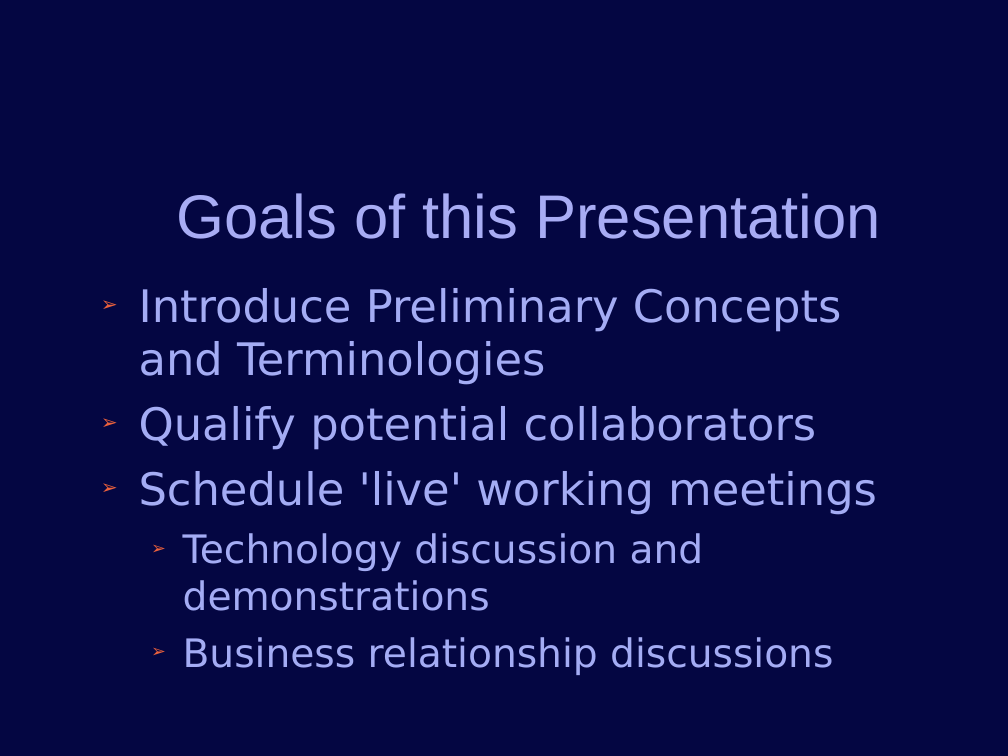
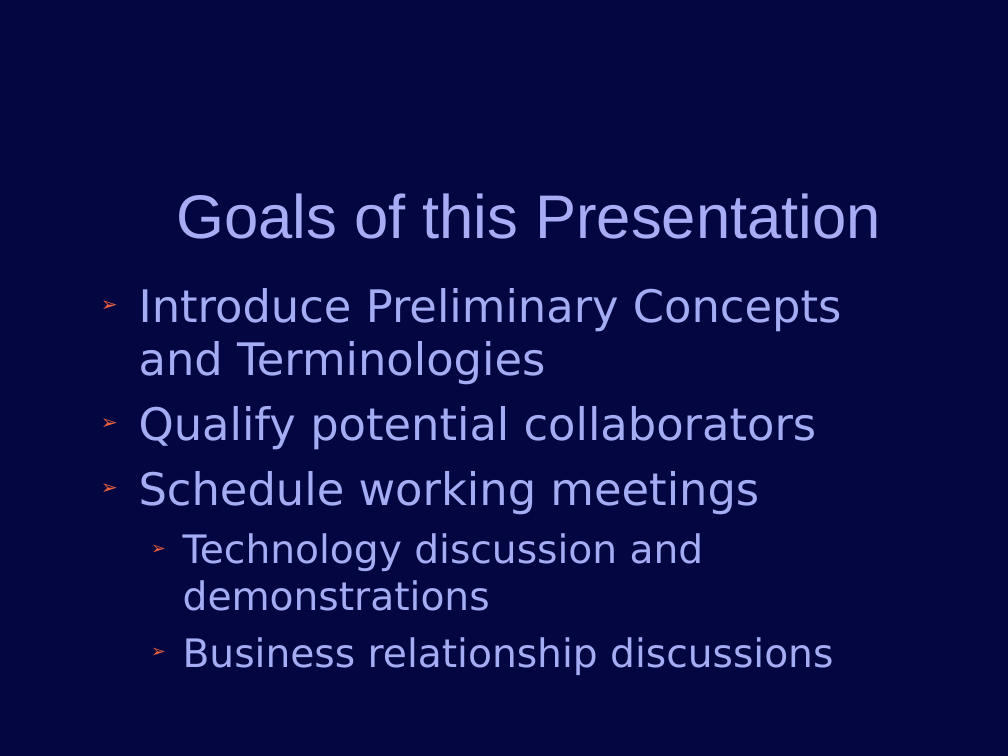
Before and after one commit to jconlon/Tracker, a slide deck: slide 2 of tracker/trunk/com.verticon.tracker.documentation/src/Business Introduction.odp. Drawn at 1008x756 pixels with LibreOffice and Linux fonts; fonts in the diff are those of the drawing; background and template pictures are left out. Boxes give left, top, right and bottom in pixels: in the first picture for what was removed or moved away, otherwise in the second. Text is boxed around its words. In the diff, an @@ line names an element or a change of style, - is before the commit and + after.

```diff
--- a/tracker/trunk/com.verticon.tracker.documentation/src/Business Introduction.odp
+++ b/tracker/trunk/com.verticon.tracker.documentation/src/Business Introduction.odp
@@ text at box(139, 471, 759, 515): text changed @@
-➢ Schedule 'live' working meetings
+➢ Schedule working meetings
```
Also in this commit, not shown: 4 other slides changed, 1 slide added, 2 slides removed.
